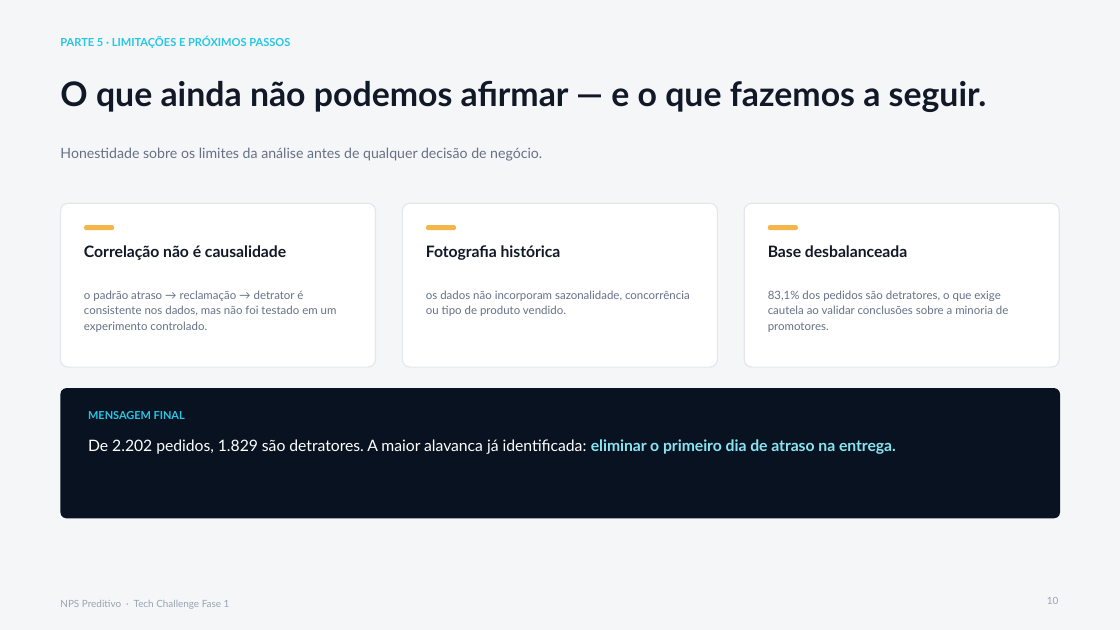
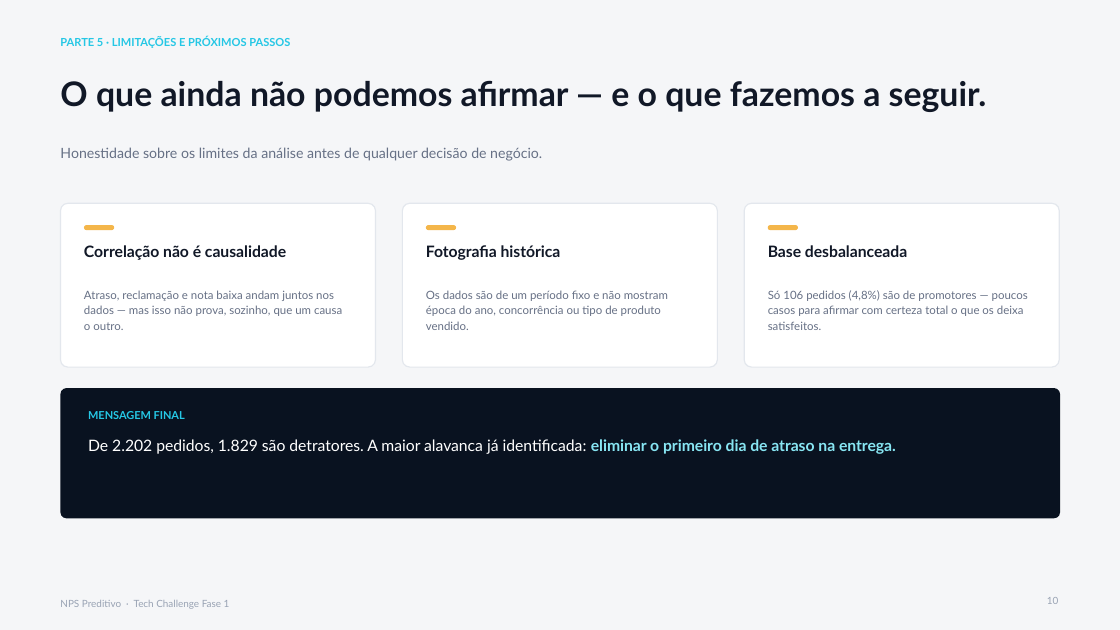
Before and after one commit to Fabio-Costa986/Business-understanding-and-data-analysis, a slide deck: slide 10 of Tech_Challenge_Fase1.pptx. Drawn at 1120x630 pixels with LibreOffice and Linux fonts; fonts in the diff are those of the drawing. Boxes give left, top, right and bottom in pixels: in the first picture for what was removed or moved away, otherwise in the second. Text is boxed around its words. In the diff, an @@ line names an element or a change of style, - is before the commit and + after.

```diff
--- a/Tech_Challenge_Fase1.pptx
+++ b/Tech_Challenge_Fase1.pptx
@@ text at (84, 290, 342, 330): text changed @@
-o padrão atraso → reclamação → detrator é consistente nos dados, mas não foi testado em um experimento controlado.
+Atraso, reclamação e nota baixa andam juntos nos dados — mas isso não prova, sozinho, que um causa o outro.
@@ text at (426, 290, 668, 330): text changed @@
-os dados não incorporam sazonalidade, concorrência ou tipo de produto vendido.
+Os dados são de um período fixo e não mostram época do ano, concorrência ou tipo de produto vendido.
@@ text at (768, 290, 1028, 330): text changed @@
-83,1% dos pedidos são detratores, o que exige cautela ao validar conclusões sobre a minoria de promotores.
+Só 106 pedidos (4,8%) são de promotores — poucos casos para afirmar com certeza total o que os deixa satisfeitos.
```
